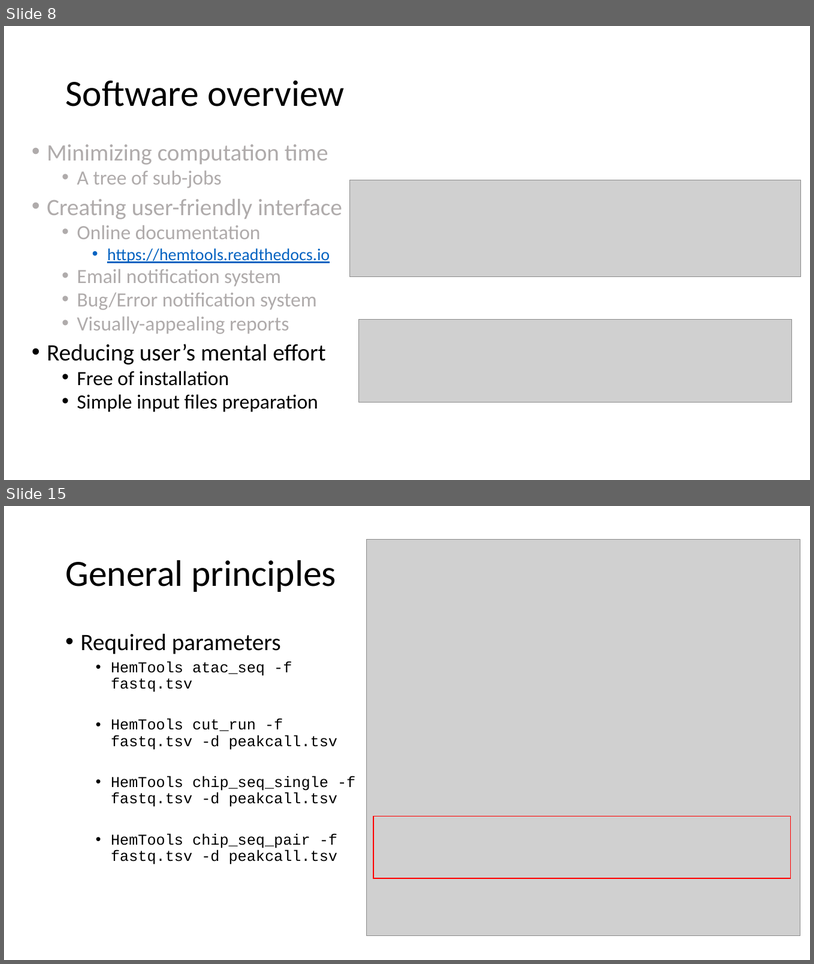
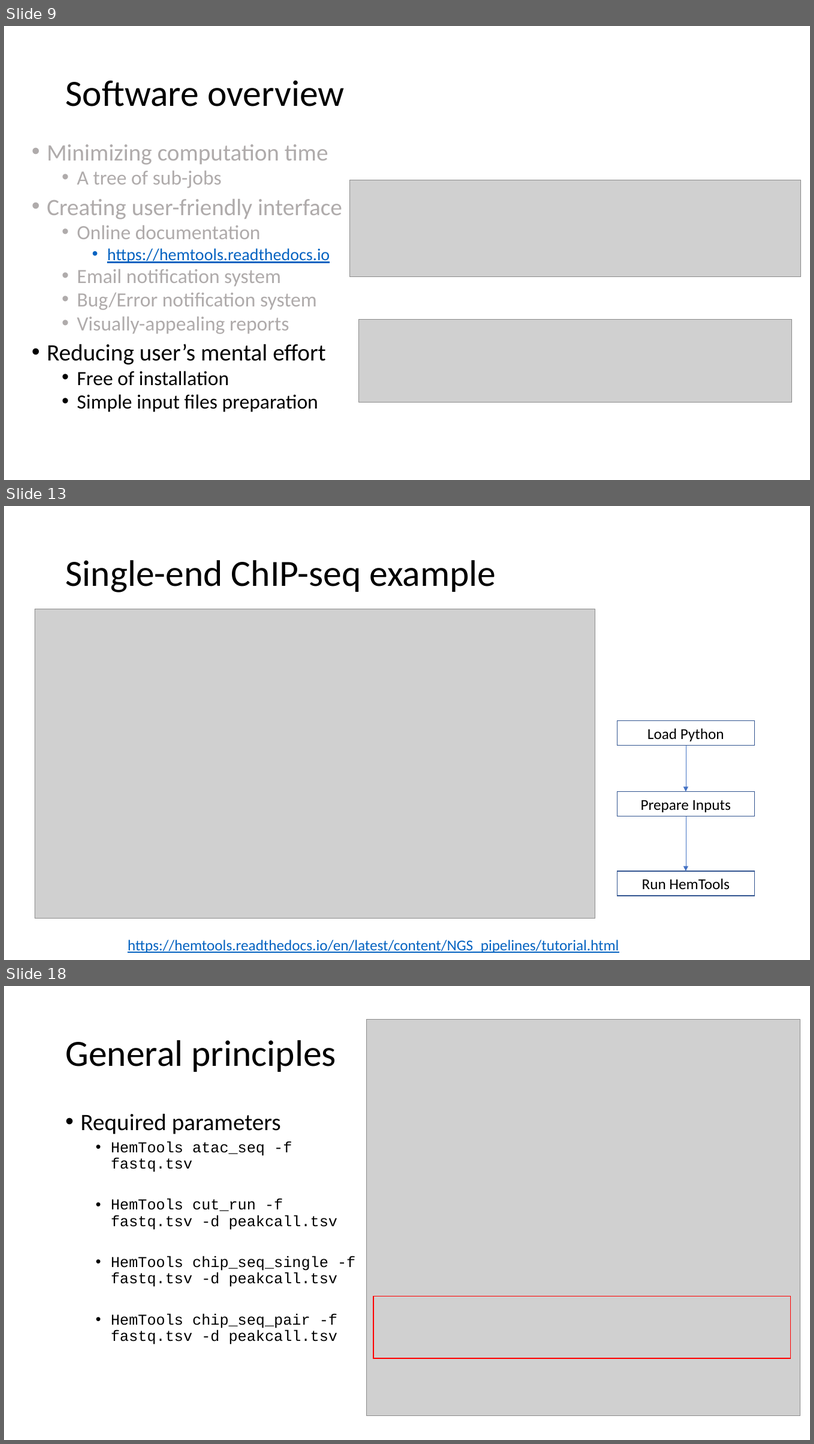
Before and after one commit to YichaoOU/HemTools, a slide deck: HemTools Tutorial.pptx. Shown one above the other, each under a label of ours: slides 8 and 15 before the commit, slides 9, 13 and 18 after it; the slides between them are not shown. The pictures are 814x964 and 814x1444 pixels, drawn with LibreOffice and Linux fonts; fonts in the diff are those of the drawing; grey boxes stand for pictures. Boxes give left, top, right and bottom in pixels: in the first picture for what was removed or moved away, otherwise in the second. Text is boxed around its words. In the diff, an @@ line names an element or a change of style, - is before the commit and + after.

Commit message:
tutorial

```diff
--- a/HemTools Tutorial.pptx
+++ b/HemTools Tutorial.pptx
@@ slide 13 added at [4,506,810,960], background #FFFFFF @@
@@ title added at [65,560,496,592], 44 pt, text #000000 @@
+Single-end ChIP-seq example
@@ picture added at [35,609,596,918] @@
@@ rectangle added at [617,721,755,745], outline #325491 1 pt, 18 pt, text #000000 @@
+Load Python
@@ arrow added from (686, 745) to (686, 792), #4472C4 0.5 pt @@
@@ rectangle added at [617,792,755,816], outline #325491 1 pt, 18 pt, text #000000 @@
+Prepare Inputs
@@ arrow added from (686, 816) to (686, 871), #4472C4 0.5 pt @@
@@ rectangle added at [617,871,755,895], outline #325491 1 pt, 18 pt, text #000000 @@
+Run HemTools
@@ text added at [128,939,619,952], 18 pt, text #0563C1, underline @@
+https://hemtools.readthedocs.io/en/latest/content/NGS_pipelines/tutorial.html
@@ what was slide 8 is now slide 9 @@
@@ what was slide 15 is now slide 18 @@
```
Also in this commit, not shown: 9 slides changed, 5 other slides added, 3 other files.
